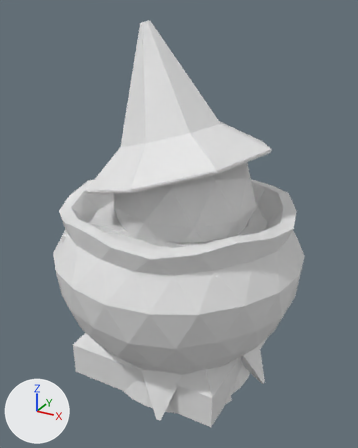
Two versions of the glTF model potluck.glb, one commit apart.
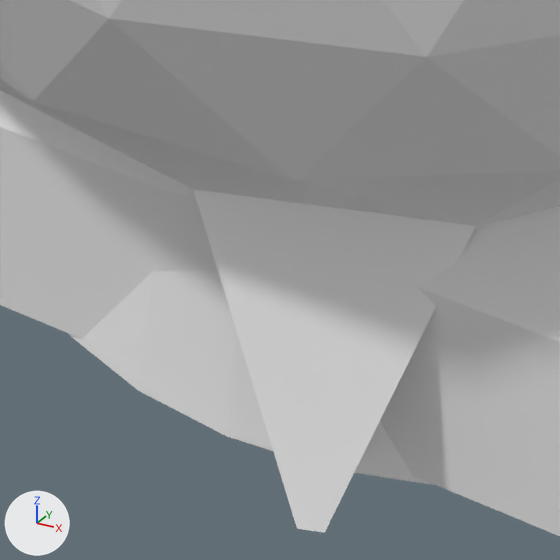
There are two pictures of each version: one whole from a 50 mm lens placed at (6.96, -12.67, 11.42), pointed at (0.03, -0.06, 5.12), one close up on the part from 31% to 55% of the width and 76% to 95% of the height. Every picture has the same lights, and +X, +Y and +Z are marked at lower left. Where no turn or scale is listed for an object, it has been applied to the vertices.

Objects in the first close-up: 'cauldron', 'table', 'wizard_green', 'wizard_red'.
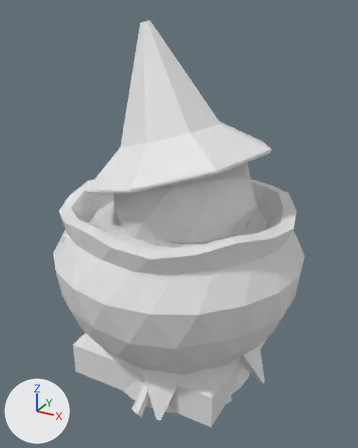
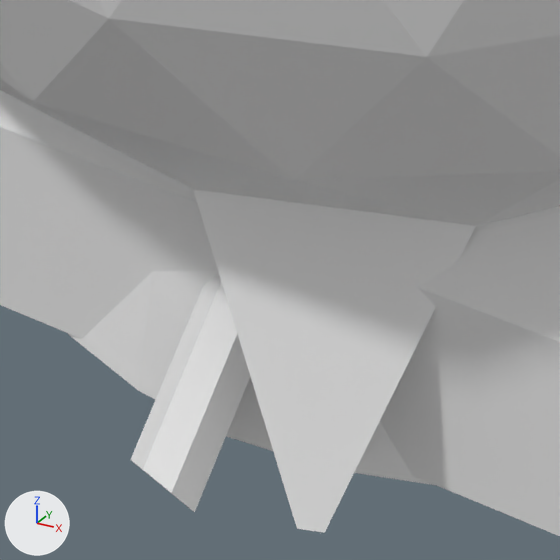
Boxes (x1, y1, x2, y2) around the edits, measured in the close-ups (560 x 560 px):
```json
{"object": "GlassBlowingSet", "change": "added", "after": [130, 273, 250, 512]}
```

Edits to the scene script, one JSON object a line:
```json
{"op": "add", "block": "me_icosphere", "code": ["me_icosphere = bpy.data.meshes.new('Icosphere')", "me_icosphere.from_pydata(...)  # 98 vertices, 168 faces; spans x -2.61..2.15, y -3.29..2.42, z -0.55..4.4"]}
{"op": "add", "block": "ob_glassblowingset", "code": ["ob_glassblowingset = bpy.data.objects.new('GlassBlowingSet', me_icosphere)", "ob_glassblowingset.location = (0.0, 0.0, -0.001)"]}
```
